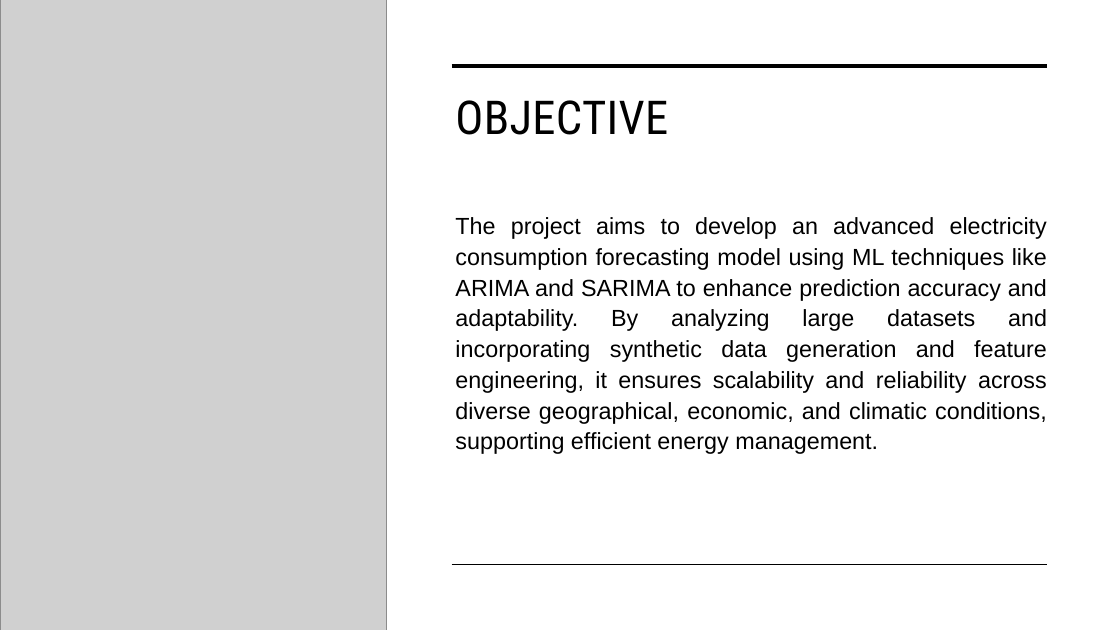
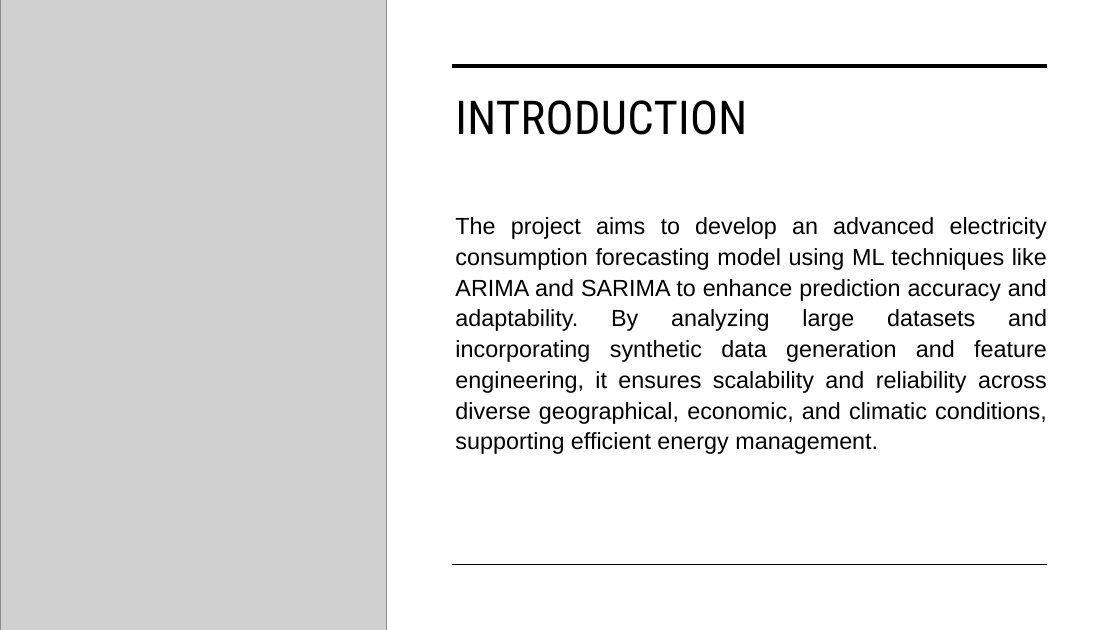
Before and after one commit to MrArthor/Forecasting-Electrical-Energy-Consumption, a slide deck: slide 2 of Report/Forecasting Electrical Energy Consumption- End Presentation.pptx (slide 3 before the commit). Drawn at 1120x630 pixels with LibreOffice and Linux fonts; fonts in the diff are those of the drawing; grey boxes stand for pictures. Boxes give left, top, right and bottom in pixels: in the first picture for what was removed or moved away, otherwise in the second. Text is boxed around its words. In the diff, an @@ line names an element or a change of style, - is before the commit and + after.

```diff
--- a/Report/Forecasting Electrical Energy Consumption- End Presentation.pptx
+++ b/Report/Forecasting Electrical Energy Consumption- End Presentation.pptx
@@ title at bbox=[455, 100, 747, 135]: text changed @@
-OBJECTIVE
+INTRODUCTION
```
Also in this commit, not shown: 7 other slides changed, 3 slides added, 3 slides removed, 1 other file.
